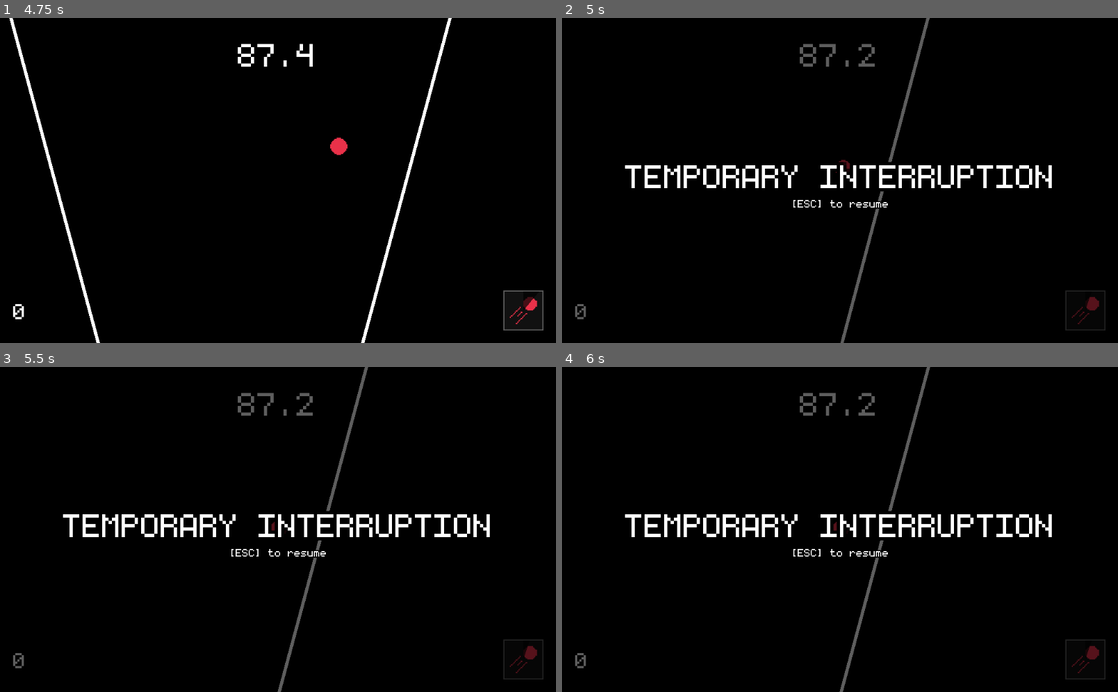
Above: before the commit, frames 1-4 (two rows, left to right).
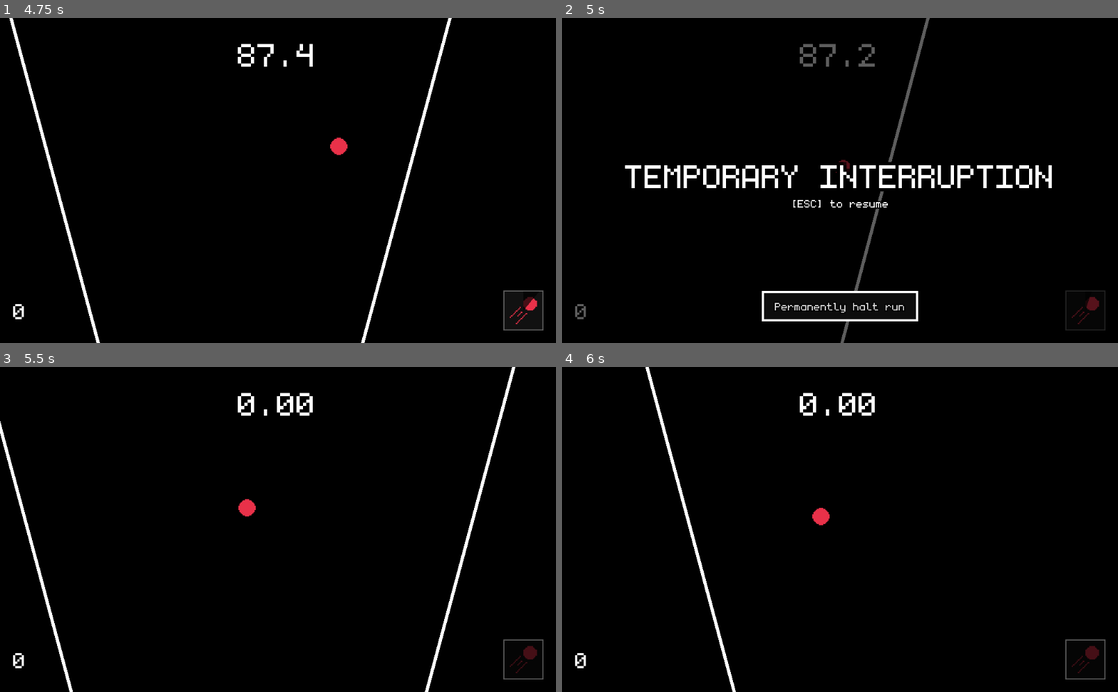
Above: after the commit, the same moments.

Repository: Unprofessional-Labs/Peggle-On-Crack
Game: Godot game, scene res://MainTitle.tscn
The game is run twice, just before and just after one commit, with the same random seed, the same clock (stepped at 60 frames per second) and the same inputs.
Inputs (mouse positions are in pixels of both pictures, inside the frame that each line leads up to):
- Up to frame 1 (4.75 s): click "Start game" at 0.5 s; move the mouse to (400, 164) at 1.27 s; press the mouse at (400, 164) at 1.28 s; tap Enter at 2 s; move the mouse to (166, 196) at 2.02 s; release the mouse at (166, 196) at 2.03 s; click (166, 196) at 2.1 s; move the mouse to (333, 109) at 2.77 s; press the mouse at (333, 109) at 2.78 s; move the mouse to (250, 245) at 3.52 s; release the mouse at (250, 245) at 3.53 s; click (250, 245) at 3.6 s; move the mouse to (444, 229) at 4.27 s; press the mouse at (444, 229) at 4.28 s
- Up to frame 2 (5 s): tap Escape (pause) at 4.9 s
- Up to frame 3 (5.5 s): release the mouse at (444, 578) at 5 s; click (278, 656) at 5 s, where only the run after the commit has a clickable "Permanently halt run"
- Up to frame 4 (6 s): move the mouse to (673, 480) at 5.77 s; click (673, 480) at 5.85 s

Frame 1 is identical in both runs. In frame 2, 0.8% of the frame differs, in the area x 35-65%, y 83-94%; in frame 3, 5.0%, in the area x 0-98%, y 0-100%; in frame 4, 4.4%.

Commit message:
HOTFIX DONE (also added stop run button)

Diff:
--- a/Scenes/Display/Endscreen/StatsDisplayEnd.gd
+++ b/Scenes/Display/Endscreen/StatsDisplayEnd.gd
@@ -16,6 +16,7 @@
 
 	# Modifiers
 	var multiplier = Global.get_modifier_multiplier()
+	print(multiplier)
 	$Text2.bbcode_text = "MODIFIER DETAILS: \n\n"
 	if multiplier == 1:
 		$Text2.bbcode_text += "[No modifiers enabled]"
--- a/Scenes/Display/Ingame/ScreenEffects.gd
+++ b/Scenes/Display/Ingame/ScreenEffects.gd
@@ -18,7 +18,6 @@
 
 	yield(get_tree().create_timer(0.5), "timeout")
 
-
 	$Tween.interpolate_property($EndscreenContents, "modulate:a", 0, 1, 0.5, Tween.TRANS_LINEAR)
 	yield(get_tree(), "idle_frame")
 	$EndscreenContents.visible = true
@@ -27,5 +26,4 @@
 #	pass
 
 func _on_Button_pressed() -> void:
-	Global.emit_signal("switch_to_menu")
 	get_tree().change_scene("res://MainTitle.tscn")
--- a/Scenes/Display/Menu/ModifierGridContainer.gd
+++ b/Scenes/Display/Menu/ModifierGridContainer.gd
@@ -7,10 +7,11 @@
 
 # Called when the node enters the scene tree for the first time.
 func _ready() -> void:
-	Global.connect("switch_to_menu", self, "reload")
+	Global.connect("end_game", self, "reload")
 	reload()
 
 func reload() -> void:
+	yield(get_tree(), "idle_frame")
 	for i in Global.MODIFIER:
 		var index = Global.MODIFIER[i]
 		if Global.modifier_max_level[index] > 0:
--- a/Scenes/Display/PauseMenu/PauseDisplay.tscn
+++ b/Scenes/Display/PauseMenu/PauseDisplay.tscn
@@ -1,7 +1,8 @@
-[gd_scene load_steps=3 format=2]
+[gd_scene load_steps=4 format=2]
 
 [ext_resource path="res://Scenes/Handlers/PauseHandler.tscn" type="PackedScene" id=1]
 [ext_resource path="res://Scenes/Display/Text.tscn" type="PackedScene" id=2]
+[ext_resource path="res://Scenes/UI/Button.tscn" type="PackedScene" id=3]
 
 [node name="PauseDisplay" type="Control"]
 margin_right = 40.0
@@ -33,3 +34,13 @@
 rect_scale = Vector2( 2, 2 )
 bbcode_text = "[center][ESC] to resume"
 text = "[ESC] to resume"
+
+[node name="Button" parent="." instance=ExtResource( 3 )]
+margin_left = 368.0
+margin_top = 504.0
+margin_right = 512.0
+margin_bottom = 532.0
+rect_scale = Vector2( 2, 2 )
+text = "Permanently halt run"
+
+[connection signal="pressed" from="Button" to="PauseHandler" method="_on_Button_pressed"]
--- a/Scenes/Entities/Peg.tscn
+++ b/Scenes/Entities/Peg.tscn
@@ -64,6 +64,7 @@
 collision_layer = 32
 collision_mask = 0
 script = ExtResource( 1 )
+POINTS = 100
 
 [node name="CollisionShape2D" type="CollisionShape2D" parent="."]
 visible = false
--- a/Scenes/Entities/PlayerBall.gd
+++ b/Scenes/Entities/PlayerBall.gd
@@ -116,8 +116,8 @@
 		if abs(linear_velocity.x) < 5 && abs(linear_velocity.y) < 5:
 			linear_velocity = Vector2.ZERO
 
-			if !is_instance:
-				if !ended && Global.get_node("DeadPointsTimer").is_stopped():
+			if !is_instance && Global.get_node("DeadPointsTimer").is_stopped():
+				if !ended:
 					Global.emit_signal("end_game")
 					ended = true
 
--- a/Scenes/Global.gd
+++ b/Scenes/Global.gd
@@ -4,7 +4,6 @@
 signal start_game()
 signal end_game()
 signal announce_checkpoint()
-signal switch_to_menu()
 
 var INGAME = false
 
@@ -148,6 +147,11 @@
 var score_per_modifier = 500
 func initialize_variables():
 	var number_of_modifiers = MODIFIER.size()
+
+	modifier_levels = []
+	modifier_values = []
+	modifier_max_level = []
+
 	modifier_levels.resize(number_of_modifiers)
 	modifier_levels.fill(0)
 	modifier_values.resize(number_of_modifiers)
@@ -198,6 +202,9 @@
 		$Tween.start()
 
 	save_data()
+
+	yield(get_tree(), "idle_frame")
+	initialize_variables()
 
 func save_data():
 	var save_resource = GameSaveResource.new()
--- a/Scenes/Handlers/ModifierHandler.gd
+++ b/Scenes/Handlers/ModifierHandler.gd
@@ -29,6 +29,7 @@
 
 			Global.MODIFIER.acceleration:
 				Global.GAME_VAR["timer"] = Global.starting_time * value
+				Global.STATS["total_time"] = Global.starting_time * value
 
 			Global.MODIFIER.scarcity:
 				Global.time_peg_effectiveness_multiplier = value
--- a/Scenes/Handlers/PauseHandler.gd
+++ b/Scenes/Handlers/PauseHandler.gd
@@ -7,9 +7,17 @@
 
 func _process(delta: float) -> void:
 	if Input.is_action_just_pressed("pause"):
-		paused = !paused
-		update()
+		toggle()
+
+func toggle():
+	paused = !paused
+	update()
 
 func update():
 	get_tree().paused = paused
 	get_parent().visible = paused
+
+func _on_Button_pressed() -> void:
+	toggle()
+	Global.STATS["total_time"] -= Global.GAME_VAR["timer"]
+	Global.GAME_VAR["timer"] = 0
